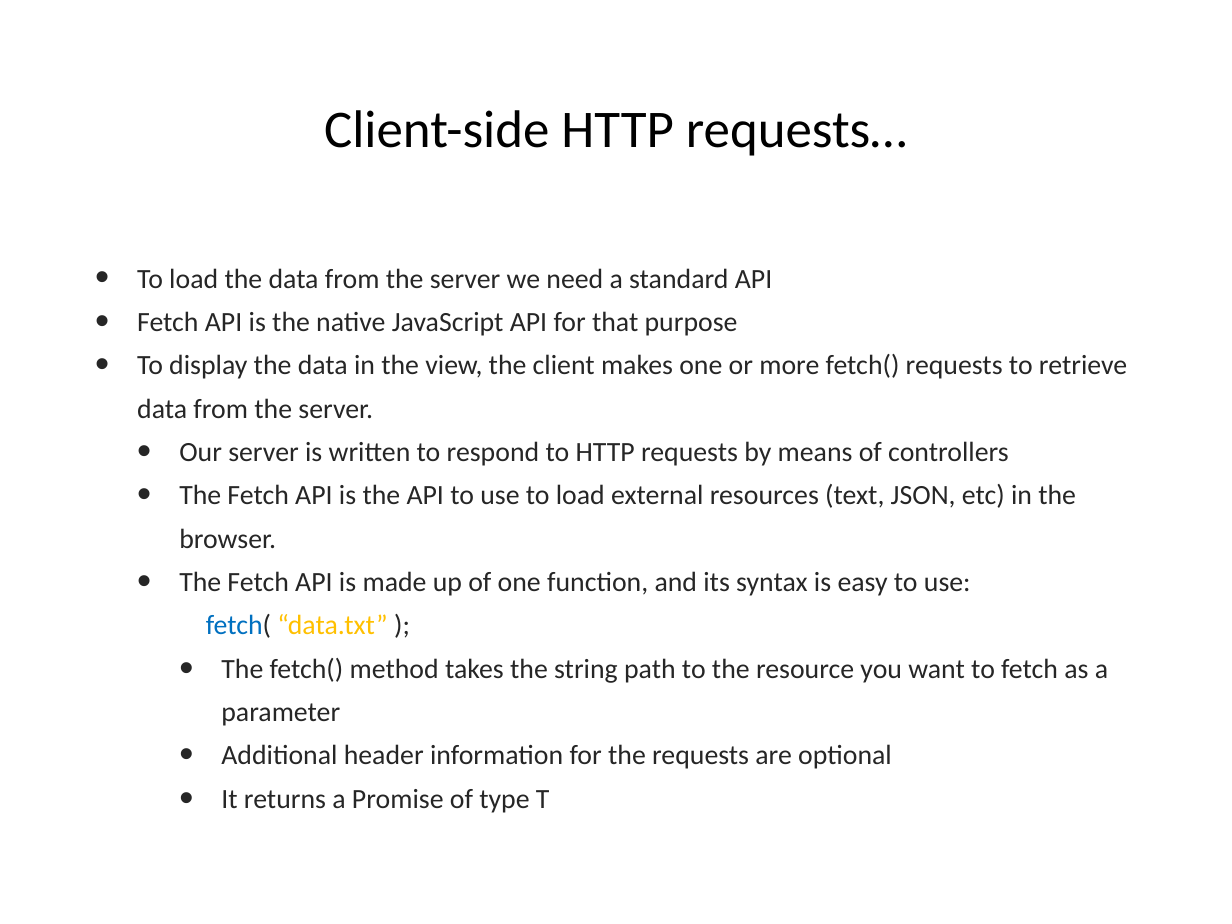
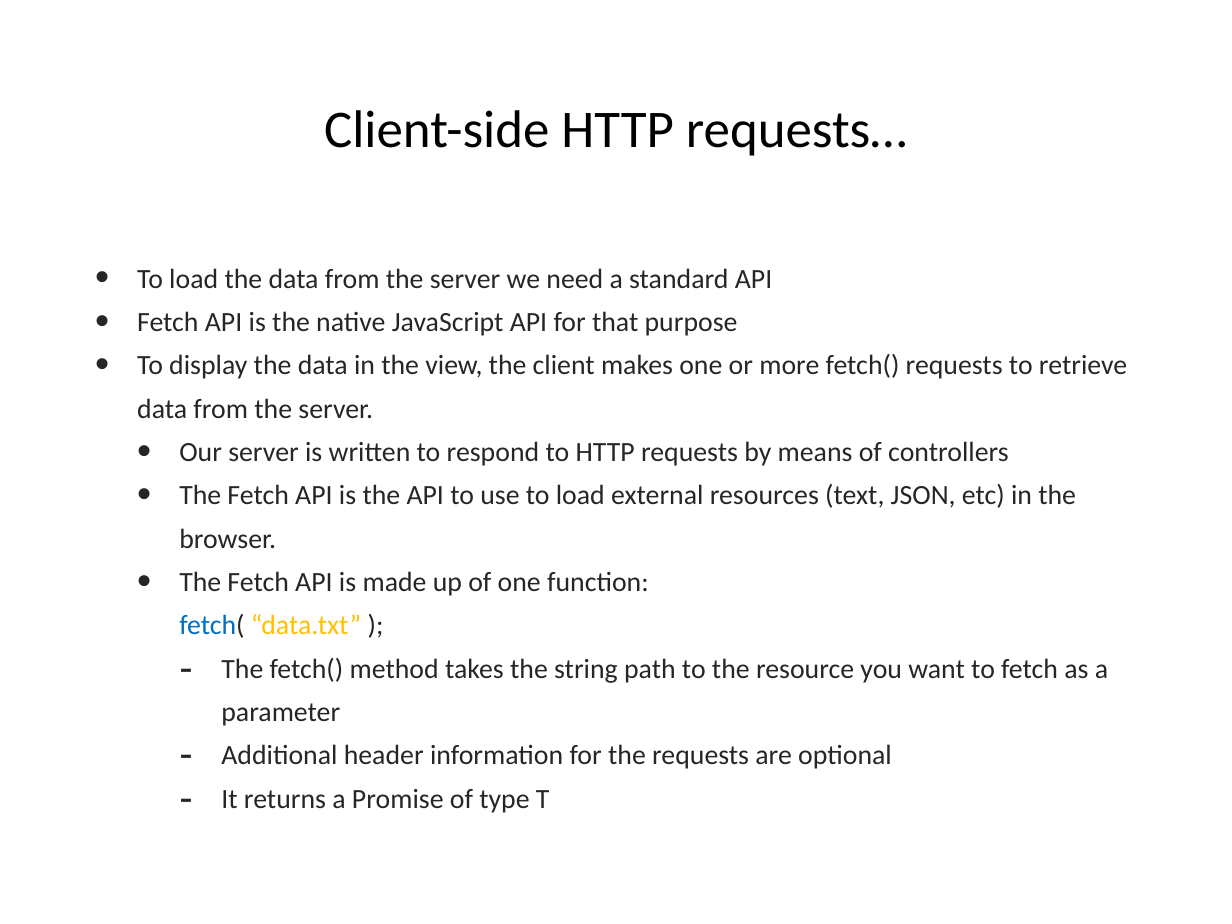
Before and after one commit to hogeschool/Development--Web, a slide deck: slide 8 of Lesson5/Lesson5.pptx. Drawn at 1232x924 pixels with LibreOffice and Linux fonts; fonts in the diff are those of the drawing. Boxes give left, top, right and bottom in pixels: in the first picture for what was removed or moved away, otherwise in the second. Text is boxed around its words. In the diff, an @@ line names an element or a change of style, - is before the commit and + after.

```diff
--- a/Lesson5/Lesson5.pptx
+++ b/Lesson5/Lesson5.pptx
@@ text at (x1=179, y1=571, x2=649, y2=596): text changed @@
-  • The Fetch API is made up of one function, and its syntax is easy to use:
+  • The Fetch API is made up of one function:
@@ text at (x1=179, y1=614, x2=1108, y2=813): list level 1 to 3 in "fetch( “data.txt” );"; bullet • to - @@
```
Also in this commit, not shown: 5 other slides changed, 1 other file.
